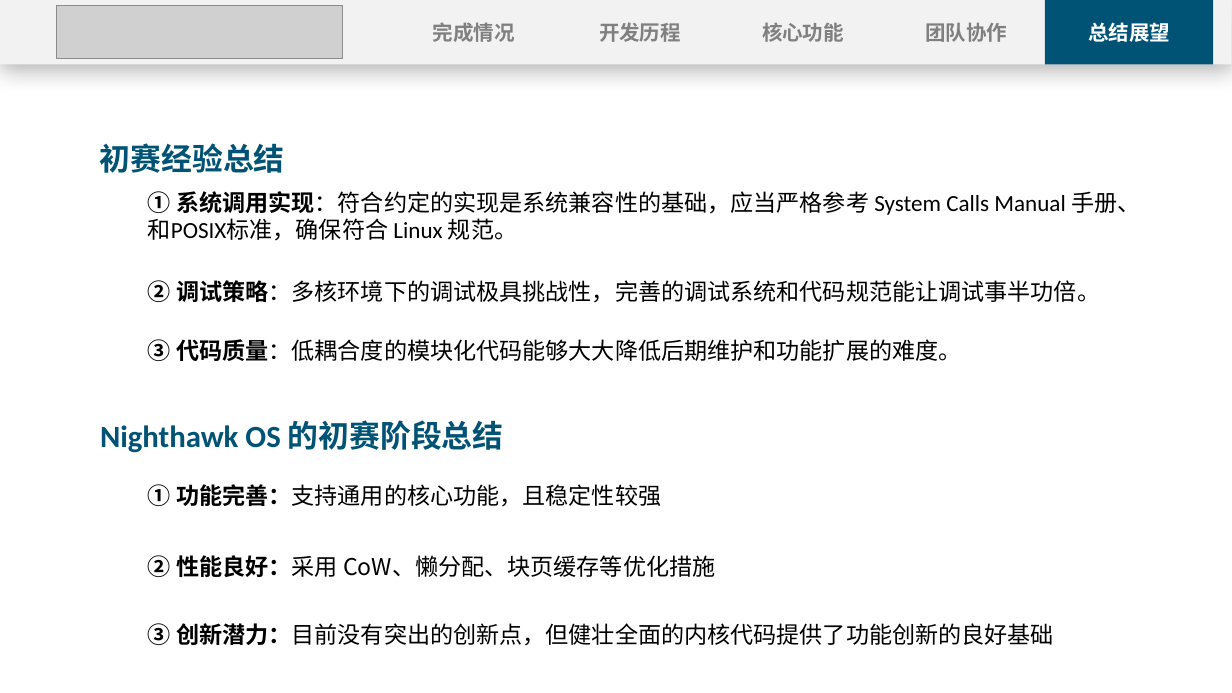
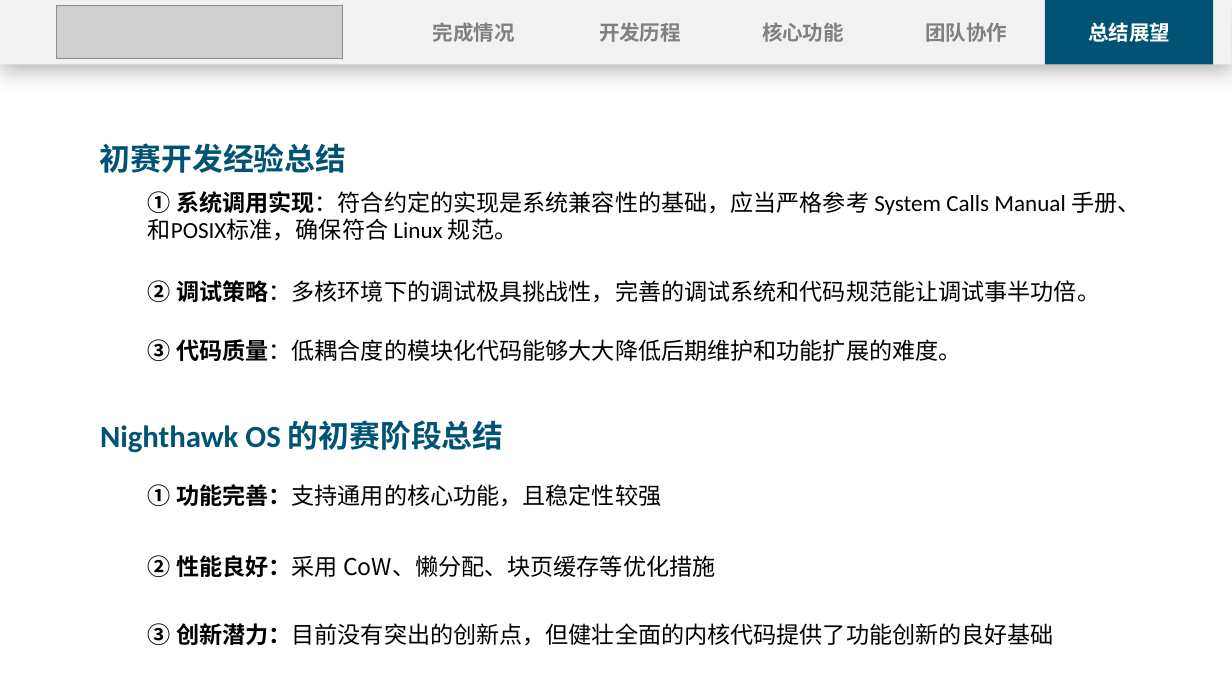
Before and after one commit to RustFlyer/OS, a slide deck: slide 9 of NighthawkOS初赛幻灯片.pptx. Drawn at 1232x693 pixels with LibreOffice and Linux fonts; fonts in the diff are those of the drawing; grey boxes stand for pictures. Boxes give left, top, right and bottom in pixels: in the first picture for what was removed or moved away, otherwise in the second. Text is boxed around its words. In the diff, an @@ line names an element or a change of style, - is before the commit and + after.

```diff
--- a/NighthawkOS初赛幻灯片.pptx
+++ b/NighthawkOS初赛幻灯片.pptx
@@ text at bbox=[100, 143, 346, 173]: text changed @@
-初赛经验总结
+初赛开发经验总结
```
Also in this commit, not shown: 3 other slides changed, 1 slide added, 10 other files.
